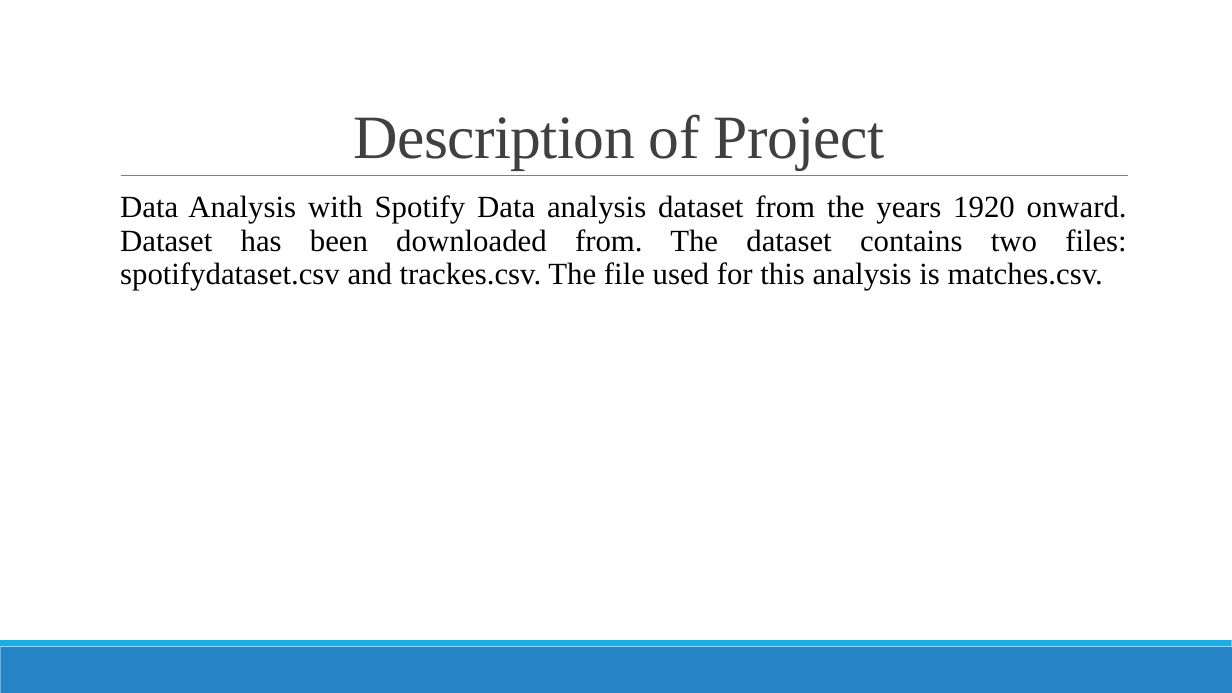
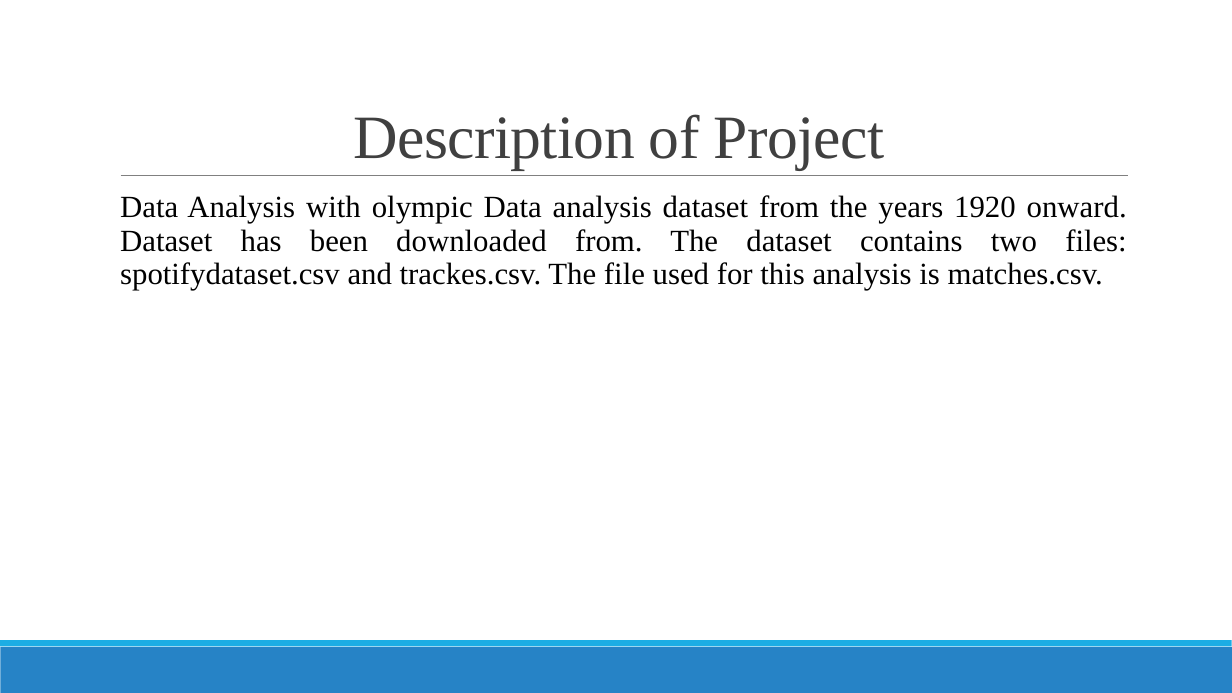
Before and after one commit to Patelhet8802/Olympic-data-analysis, a slide deck: slide 3 of olympicDataAnalysis.pptx. Drawn at 1232x693 pixels with LibreOffice and Linux fonts; fonts in the diff are those of the drawing. Boxes give left, top, right and bottom in pixels: in the first picture for what was removed or moved away, otherwise in the second. Text is boxed around its words. In the diff, an @@ line names an element or a change of style, - is before the commit and + after.

```diff
--- a/olympicDataAnalysis.pptx
+++ b/olympicDataAnalysis.pptx
@@ text at [120,195,1127,290]: text changed @@
-  Data Analysis with Spotify Data analysis dataset from the years 1920 onward. Dataset has been downloaded from. The dataset contains two files: spotifydataset.csv and trackes.csv. The file used for this analysis is matches.csv.
+  Data Analysis with olympic Data analysis dataset from the years 1920 onward. Dataset has been downloaded from. The dataset contains two files: spotifydataset.csv and trackes.csv. The file used for this analysis is matches.csv.
```
